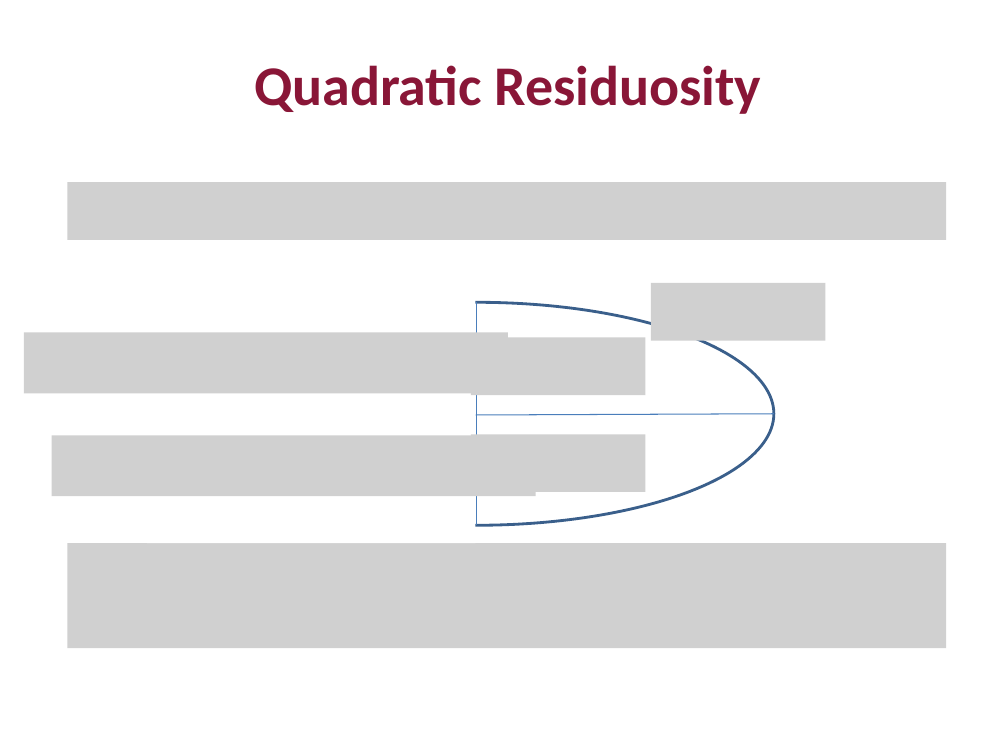
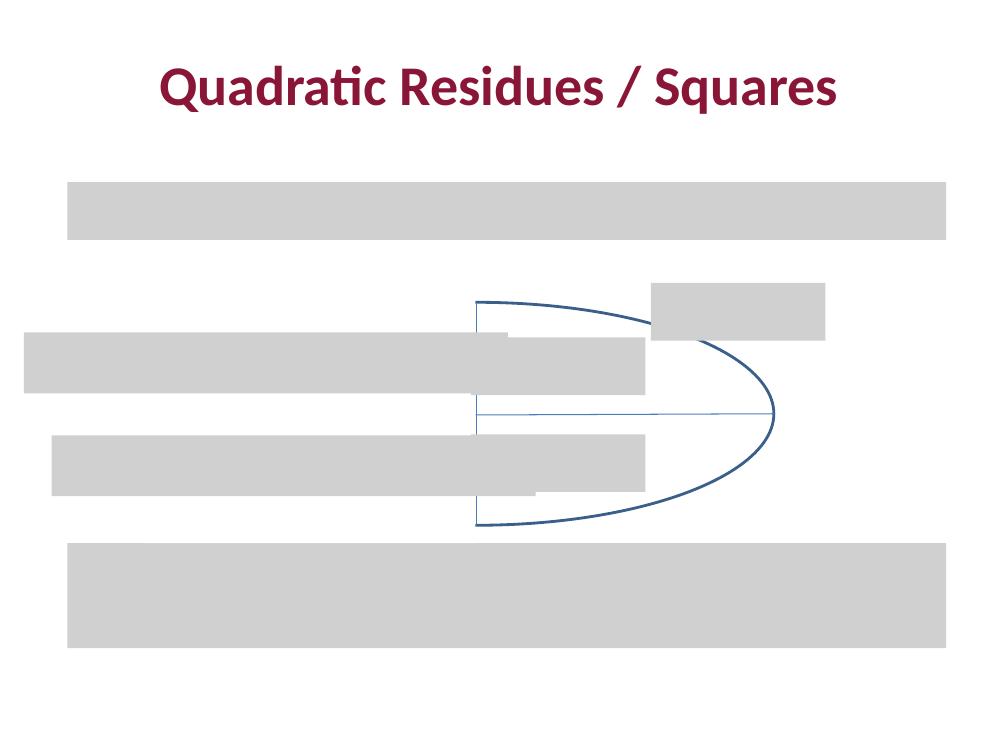
Before and after one commit to mit6875/mit6875.github.io, a slide deck: slide 14 of FA23SLIDES/lec16.pptx. Drawn at 1008x756 pixels with LibreOffice and Linux fonts; fonts in the diff are those of the drawing; grey boxes stand for pictures. Boxes give left, top, right and bottom in pixels: in the first picture for what was removed or moved away, otherwise in the second. Text is boxed around its words. In the diff, an @@ line names an element or a change of style, - is before the commit and + after.

```diff
--- a/FA23SLIDES/lec16.pptx
+++ b/FA23SLIDES/lec16.pptx
@@ text at bbox=[159, 65, 838, 114]: text changed @@
-Quadratic Residuosity
+Quadratic Residues / Squares
```
Also in this commit, not shown: 7 other slides changed, 5 slides added, 22 slides removed, 3 other files.
